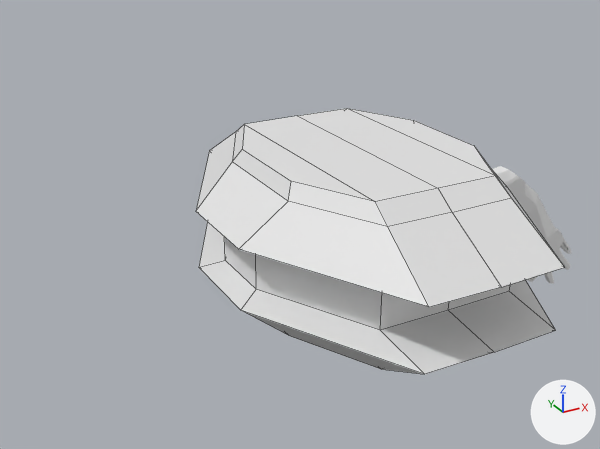
A saved change to the FBX model Assets/centipede.fbx.
Rendered twice from a 50 mm lens placed at (-6.5, -9.23, 5.25), pointed at (-0.89, 0.96, 0.15). The axes (+X, +Y, +Z) are drawn at lower right. The lights are the same throughout. Mesh edges are drawn as thin lines on the coarser meshes. Where no turn or scale is listed for an object, it has been applied to the vertices. Vertices at the same position are counted once.
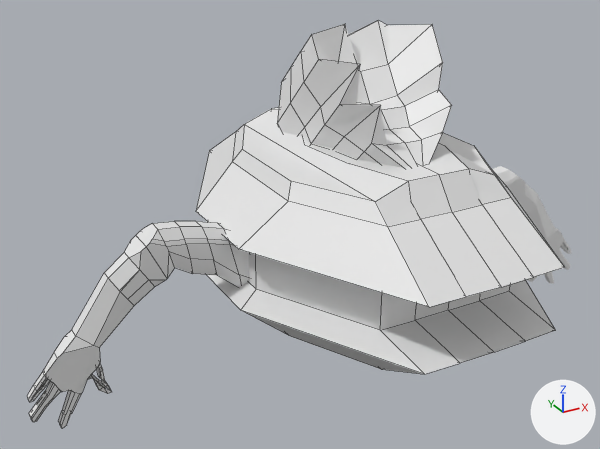
Commit message: continued work on centipede mesh

What differs and where, as boxes (x1, y1, x2, y2) in the pictures (600 x 449 px):
'Cube.003', added: after (277, 21, 452, 168)
'Cube.002', added: after (27, 221, 249, 428)
part 1 of me_cube_003, built on: (245, 108, 564, 374) in both

The edits, one by one:
me_cube_003 is used by ob_cube; location (0.0, 0.0, 0.0).
me_cube_003 had 70 vertices, 68 faces and spanned x -2.36..2.36, y -2.52..4.03, z -1.0..1.3.
me_cube_003 now has 185 vertices, 96 faces and spans x -2.36..2.36, y -2.52..4.03, z -1.0..1.63.
Part 1, on me_cube_003:
2 vertices are removed from x 0.0, y -1.17..2.68, z 1.3.
28 faces are deleted.
97 vertices are added at x -0.93..0.93, y -2.51..4.02, z -1.0..1.63.
8 new vertices lie (0.5, 0.0, 0.0) away from vertices in x -1.0..0.0, y -1.49..3.0, z -1.0..1.08.
6 new vertices lie (0.0, 0.23, 0.03) away from vertices in x -0.54..0.54, y -2.27..3.55, z -0.43..0.4.
6 new vertices lie (0.0, 0.23, -0.03) away from vertices in x -0.54..0.54, y -2.27..3.55, z -0.4..0.43.
56 new faces join them.
Mesh me_cube_003_1 is new.
It has 221 vertices, 163 faces and spans x -1.27..2.23, y -0.21..0.21, z -1.5..1.12.
Mesh me_cube is new.
It has 146 vertices, 144 faces and spans x -0.91..0.83, y -1.49..1.59, z -0.93..1.47.
Object 'Cube.002' (ob_cube_002) is new; it shows me_cube_003_1.
Its location is (-3.97, 0.67, -0.38).
Object 'Cube.003' (ob_cube_003) is new; it shows me_cube.
Its location is (0.03, 0.75, 1.65).
